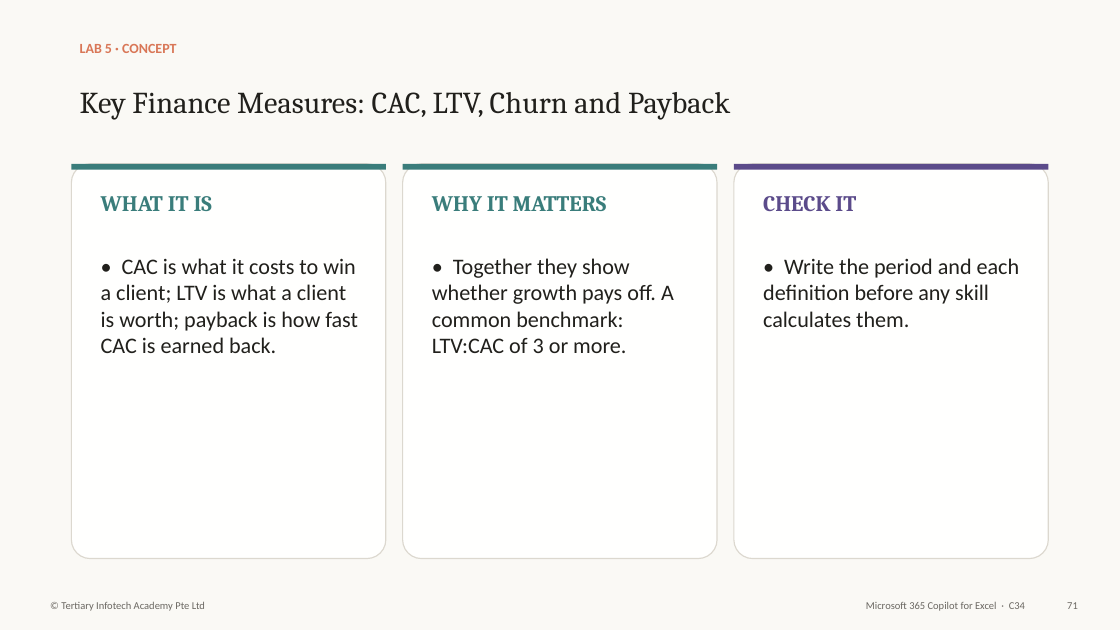
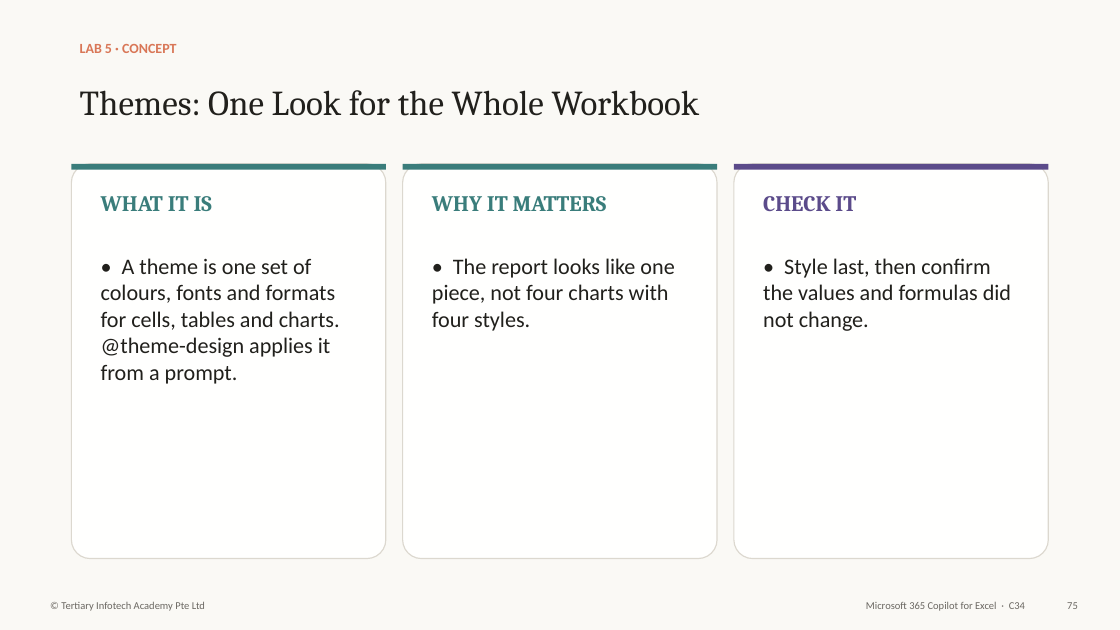
Before and after one commit to tertiarycourses/C34-Microsoft-365-Copilot-for-Excel, a slide deck: slide 76 of courseware/Microsoft 365 Copilot for Excel-v3.1.pptx (slide 72 before the commit). Drawn at 1120x630 pixels with LibreOffice and Linux fonts; fonts in the diff are those of the drawing. Boxes give left, top, right and bottom in pixels: in the first picture for what was removed or moved away, otherwise in the second. Text is boxed around its words. In the diff, an @@ line names an element or a change of style, - is before the commit and + after.

```diff
--- a/courseware/Microsoft 365 Copilot for Excel-v3.1.pptx
+++ b/courseware/Microsoft 365 Copilot for Excel-v3.1.pptx
@@ text at [80, 90, 700, 116]: text changed; size 26 to 30 pt @@
-Key Finance Measures: CAC, LTV, Churn and Payback
+Themes: One Look for the Whole Workbook
@@ text at [101, 258, 340, 384]: text changed @@
-• CAC is what it costs to win a client; LTV is what a client is worth; payback is how fast CAC is earned back.
+• A theme is one set of colours, fonts and formats for cells, tables and charts. @theme-design applies it from a prompt.
@@ text at [432, 258, 674, 331]: text changed @@
-• Together they show whether growth pays off. A common benchmark: LTV:CAC of 3 or more.
+• The report looks like one piece, not four charts with four styles.
@@ text at [763, 258, 1011, 331]: text changed @@
-• Write the period and each definition before any skill calculates them.
+• Style last, then confirm the values and formulas did not change.
```
Also in this commit, not shown: 109 other slides changed, 5 slides added, 2 slides removed, 45 other files.
